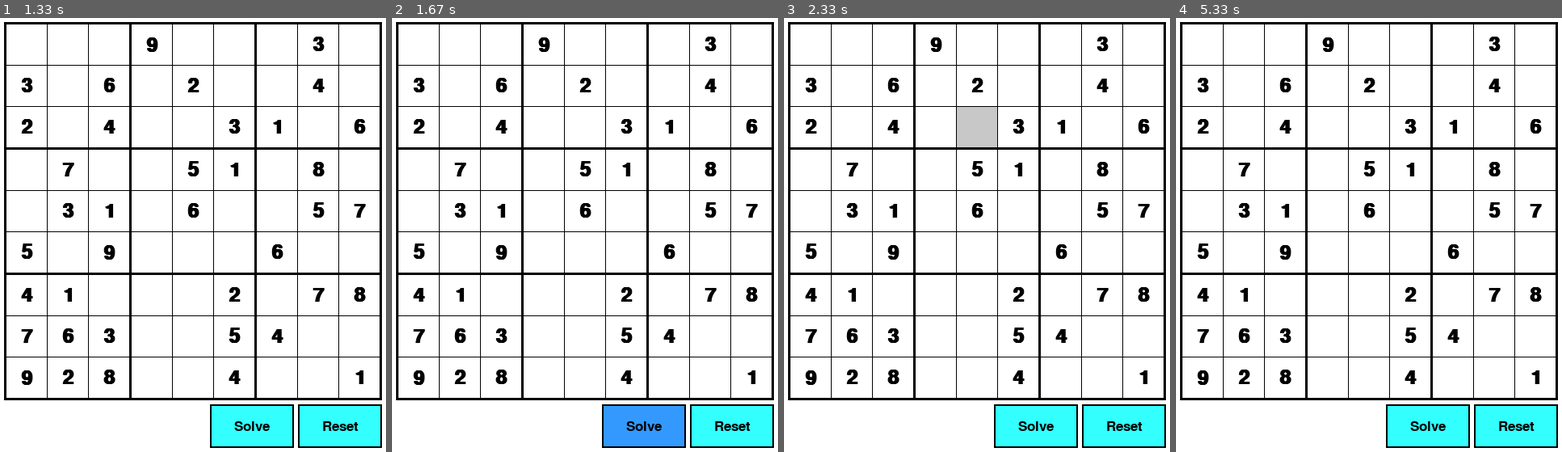
Above: before the commit, frames 1-4 (left to right).
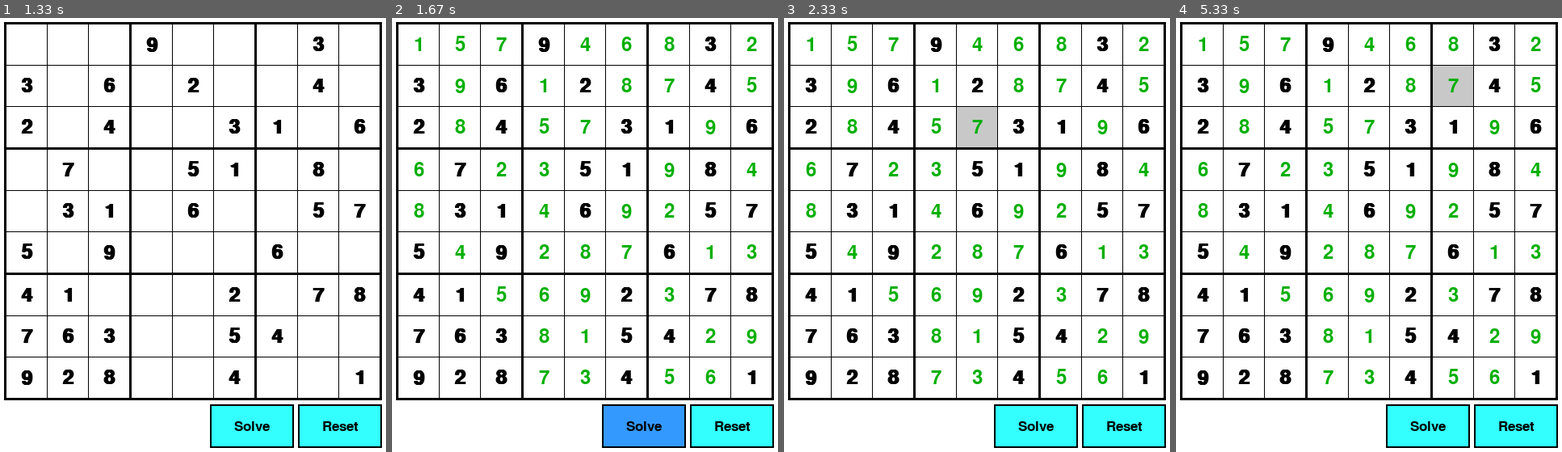
Above: after the commit, the same moments.

Repository: Kistler21/pygame-sudoku
Game: pygame game, started from sudoku.py
Two runs of this game, one before a commit and one after it. Both use one fixed random seed, a clock stepped at 60 frames per second and the inputs below.
Inputs (mouse positions are in pixels of both pictures, inside the frame that each line leads up to):
- Up to frame 1 (1.33 s): click "Reset" at 0.38 s; click (335, 386) at 0.72 s; click (104, 148) at 1.05 s
- Up to frame 2 (1.67 s): click "Solve" at 1.38 s
- Up to frame 3 (2.33 s): click (834, 204) at 1.72 s; click (961, 130) at 2.05 s
- Up to frame 4 (5.33 s): press the mouse at (1353, 130) at 2.37 s; move the mouse to (1399, 156) at 2.47 s; release the mouse at (1450, 178) at 2.6 s; press the mouse at (1353, 130) at 2.7 s; move the mouse to (1415, 130) at 2.8 s; release the mouse at (1477, 130) at 2.93 s; press the mouse at (1203, 44) at 3.03 s; move the mouse to (1353, 96) at 3.13 s; release the mouse at (1504, 148) at 3.27 s; press the mouse at (1245, 213) at 3.37 s; move the mouse to (1272, 291) at 3.47 s; release the mouse at (1303, 373) at 3.6 s; click (1241, 126) at 3.72 s; click (1488, 300) at 4.05 s; press the mouse at (1453, 126) at 4.37 s; move the mouse to (1411, 100) at 4.47 s; release the mouse at (1369, 74) at 4.6 s; press the mouse at (1369, 126) at 4.7 s; move the mouse to (1361, 174) at 4.8 s; release the mouse at (1357, 221) at 4.93 s; click "7" at 5.05 s

Frame 1 is identical in both runs. In frame 2, 2.3% of the frame differs, in the area x 5-95%, y 4-85%; in frame 3, 2.3%; in frame 4, 3.2%.

Commit message:
Implement Solve and Reset button functionality
The Reset button now resets the board to the starting postion for the
game. The Solve button now solves the game, but still does not
visually show the process in which the game is solved.

Diff:
--- a/solver.py
+++ b/solver.py
@@ -62,7 +62,7 @@
 class Sudoku:
     '''Represents a game/board of Sudoku.'''
 
-    def __init__(self, board=None):
+    def __init__(self, board):
         '''Initializes an instance of a Sudoku game.'''
         self.board = []
         for row in range(9):
@@ -139,7 +139,7 @@
         '''
         cell = self.get_empty_cell()
 
-        # Board is complete if cell is false
+        # Board is complete if cell is False
         if not cell:
             return True
 
@@ -178,6 +178,13 @@
                 self.board[row][col].value = current_board[row][col]
 
         return solvable
+
+    def reset(self):
+        '''Resets the game to its starting state.'''
+        for row in self.board:
+            for cell in row:
+                if cell.editable:
+                    cell.value = None
 
     def __str__(self):
         '''Returns a string representing the board.'''
@@ -199,8 +206,3 @@
                 board += '|-------|-------|-------|\n'
         board += ' -----------------------\n'
         return board
-
-
-if __name__ == '__main__':
-    s = Sudoku()
-    print(s)
--- a/sudoku.py
+++ b/sudoku.py
@@ -1,5 +1,6 @@
 import pygame
 import sys
+import time
 from solver import Cell, Sudoku
 
 
@@ -158,6 +159,46 @@
     return button
 
 
+def draw_board(active_cell, cells, game):
+    '''Draws all elements making up the board.'''
+    # Draw grid and cells
+    draw_grid()
+    if active_cell is not None:
+        pygame.draw.rect(screen, gray, active_cell)
+
+    # Fill in cell values
+    fill_cells(cells, game)
+
+
+def visual_solve(game, cells):
+    '''Solves the game while giving a visual representation of what is being done.'''
+    cell = game.get_empty_cell()
+
+    # Solve is complete if cell is False
+    if not cell:
+        return True
+
+    # Check each possible move
+    for val in range(1, 10):
+
+        # Check if the value is a valid move
+        if not game.check_move(cell, val):
+            continue
+
+        # Place value in board
+        cell.value = val
+
+        # If all recursive calls return True then board is solved
+        if game.solve():
+            return True
+
+        # Undo move is solve was unsuccessful
+        cell.value = None
+
+    # No moves were successful
+    return False
+
+
 def play():
     '''Contains all the functionality for playing a game of Sudoku.'''
     easy = [
@@ -183,6 +224,14 @@
             # Handle mouse click
             if event.type == pygame.MOUSEBUTTONUP:
                 mouse_pos = pygame.mouse.get_pos()
+
+                # Reset button is pressed
+                if reset_btn.collidepoint(mouse_pos):
+                    game.reset()
+
+                # Solve button is pressed
+                if solve_btn.collidepoint(mouse_pos):
+                    visual_solve(game, cells)
 
                 # Test if point in any cell
                 active_cell = None
@@ -225,10 +274,8 @@
 
         screen.fill(white)
 
-        # Draw grid and cells
-        draw_grid()
-        if active_cell is not None:
-            pygame.draw.rect(screen, gray, active_cell)
+        # Draw board
+        draw_board(active_cell, cells, game)
 
         # Create buttons
         reset_btn = draw_button(
@@ -276,9 +323,6 @@
                 'Solve'
             )
 
-        # Fill in cell values
-        fill_cells(cells, game)
-
         # Update screen
         pygame.display.flip()
 
